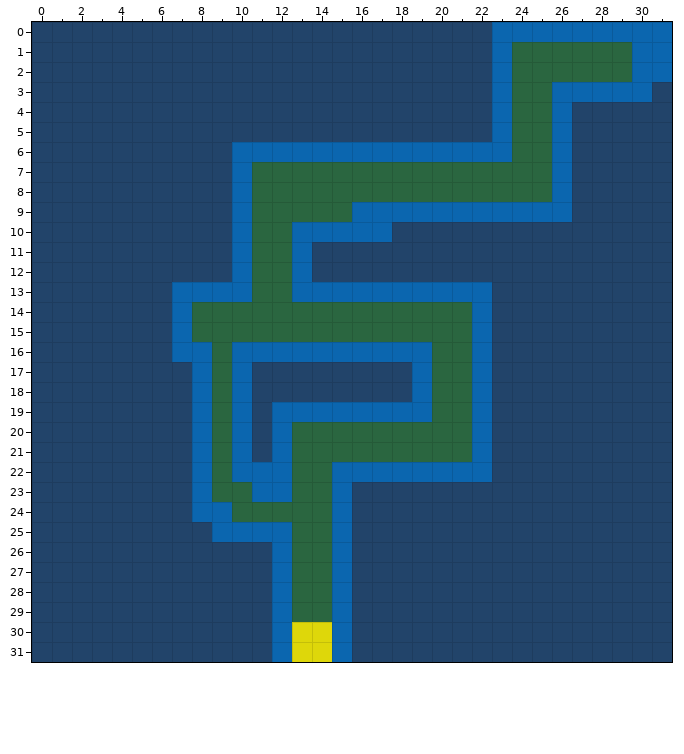
An edit to a level. Tiled map, assets/tilemaps/level3.tmx. This is how it looked before the edit.
Cells are 32x32 px. Shown: x 0..31, y 0..31.
After the commit:
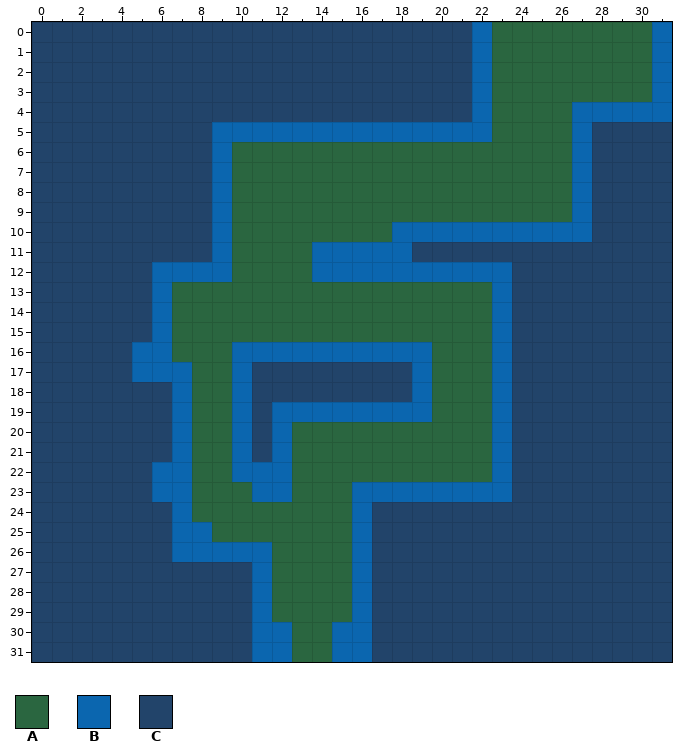
Key: from "basicTiles": A 1, B 4, C 5.
_ is an empty cell.
Edits made:
Layer "blockedlayer":
y 0: x 22..30 CBBBBBBBB -> BAAAAAAAA
y 1..2: x 22..23 CB -> BA; x 30 B -> A
y 3: x 22..23 CB -> BA; x 26..31 BBBBBC -> AAAAAB
y 4: x 22..23 CB -> BA; x 26..31 BCCCCC -> ABBBBB
y 5: x 9..23 CCCCCCCCCCCCCCB -> BBBBBBBBBBBBBBA; x 26..27 BC -> AB
y 6: x 9..23 CBBBBBBBBBBBBBB -> BAAAAAAAAAAAAAA; x 26..27 BC -> AB
y 7..8: x 9..10 CB -> BA; x 26..27 BC -> AB
y 9: x 9..10 CB -> BA; x 16..27 BBBBBBBBBBBC -> AAAAAAAAAAAB
y 10: x 9..10 CB -> BA; x 13..27 BBBBBCCCCCCCCCC -> AAAAABBBBBBBBBB
y 11: x 9..10 CB -> BA; x 13..18 BCCCCC -> ABBBBB
y 12: x 6..10 CCCCB -> BBBBA; x 13..23 BCCCCCCCCCC -> ABBBBBBBBBB
y 13: x 6..10 CBBBB -> BAAAA; x 13..23 BBBBBBBBBBC -> AAAAAAAAAAB
y 14..15: x 6..7 CB -> BA; x 22..23 BC -> AB
y 16: x 5..8 CCBB -> BBAA; x 22..23 BC -> AB
y 17: x 5..8 CCCB -> BBBA; x 22..23 BC -> AB
y 18..21: x 7..8 CB -> BA; x 22..23 BC -> AB
y 22: x 6..8 CCB -> BBA; x 15..23 BBBBBBBBC -> AAAAAAAAB
y 23: x 6..8 CCB -> BBA; x 15..23 BCCCCCCCC -> ABBBBBBBB
y 24: x 7..9 CBB -> BAA; x 15..16 BC -> AB
y 25: x 7..12 CCBBBB -> BBAAAA; x 15..16 BC -> AB
y 26: x 7..12 CCCCCB -> BBBBBA; x 15..16 BC -> AB
y 27..29: x 11..12 CB -> BA; x 15..16 BC -> AB
y 30..31: x 11 C -> B; x 13..14 __ -> AA; x 16 C -> B
